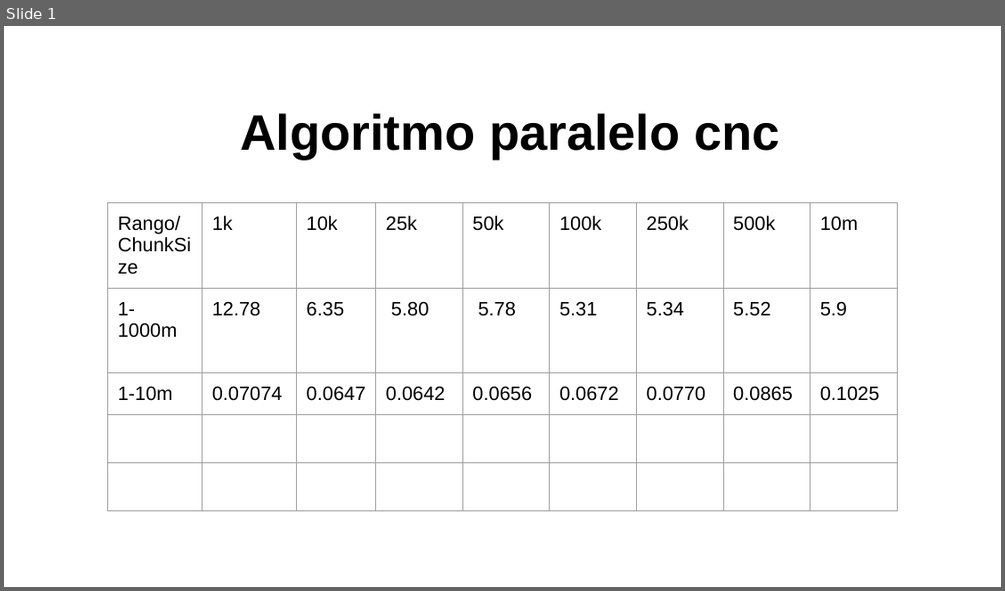
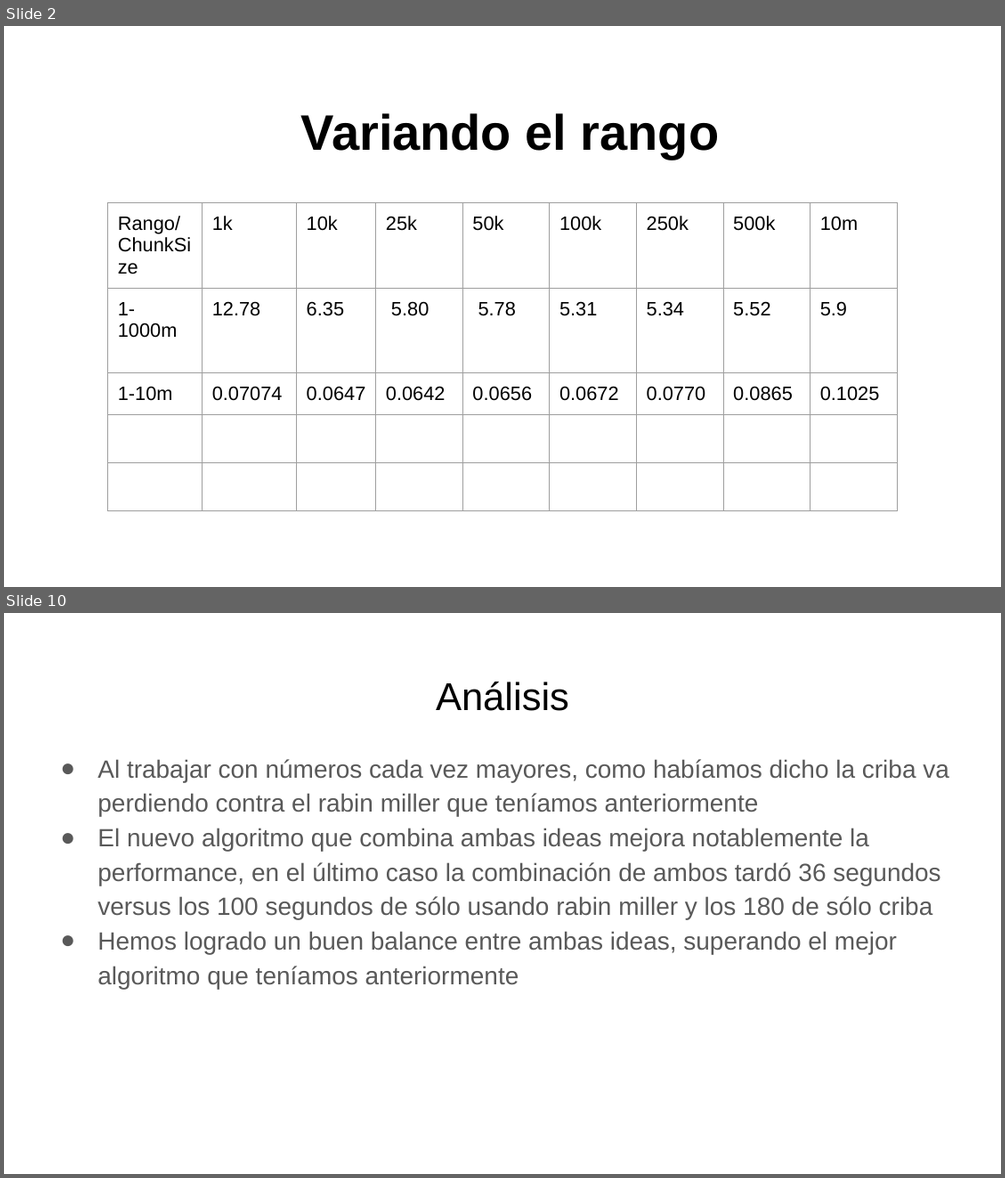
Before and after one commit to juvian/paralela, a slide deck: presentacion/dia2.pptx. Shown one above the other, each under a label of ours: slide 1 before the commit, slides 2 and 10 after it; the slides between them are not shown. The pictures are 1005x591 and 1005x1178 pixels, drawn with LibreOffice and Linux fonts; fonts in the diff are those of the drawing. Boxes give left, top, right and bottom in pixels: in the first picture for what was removed or moved away, otherwise in the second. Text is boxed around its words. In the diff, an @@ line names an element or a change of style, - is before the commit and + after.

```diff
--- a/presentacion/dia2.pptx
+++ b/presentacion/dia2.pptx
@@ slide 10 added at bbox=[4, 613, 1001, 1174], background #FFFFFF @@
@@ title added at bbox=[436, 682, 569, 711], 28 pt, text #000000 @@
+Análisis
@@ text added at bbox=[97, 759, 949, 989], 18 pt, text #595959 @@
+● Al trabajar con números cada vez mayores, como habíamos dicho la criba va perdiendo contra el rabin miller que teníamos anteriormente
+● El nuevo algoritmo que combina ambas ideas mejora notablemente la performance, en el último caso la combinación de ambos tardó 36 segundos versus los 100 segundos de sólo usando rabin miller y los 180 de sólo criba
+● Hemos logrado un buen balance entre ambas ideas, superando el mejor algoritmo que teníamos anteriormente
@@ what was slide 1 is now slide 2 @@
@@ slide 2 changed as well @@
@@ text at bbox=[301, 113, 719, 158]: text changed @@
-Algoritmo paralelo cnc
+Variando el rango
```
Also in this commit, not shown: 6 other slides added, 1 other file.
